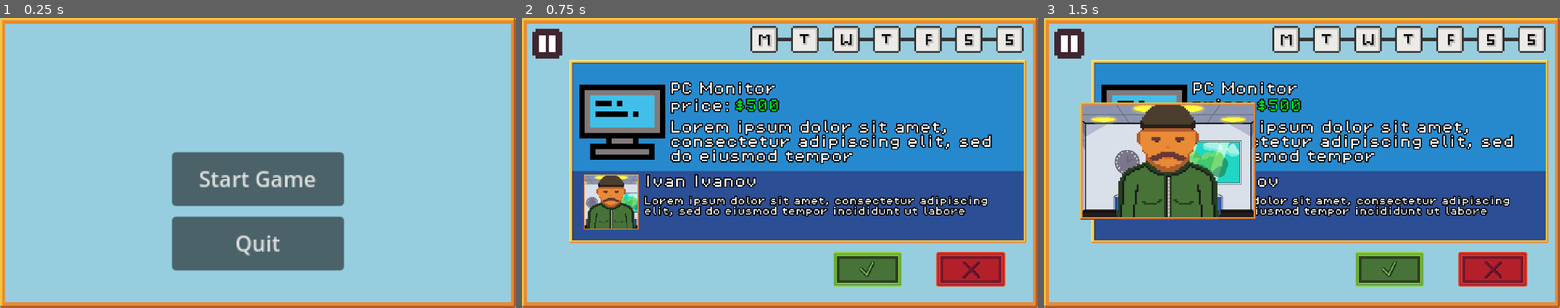
Above: before the commit, frames 1-3 (left to right).
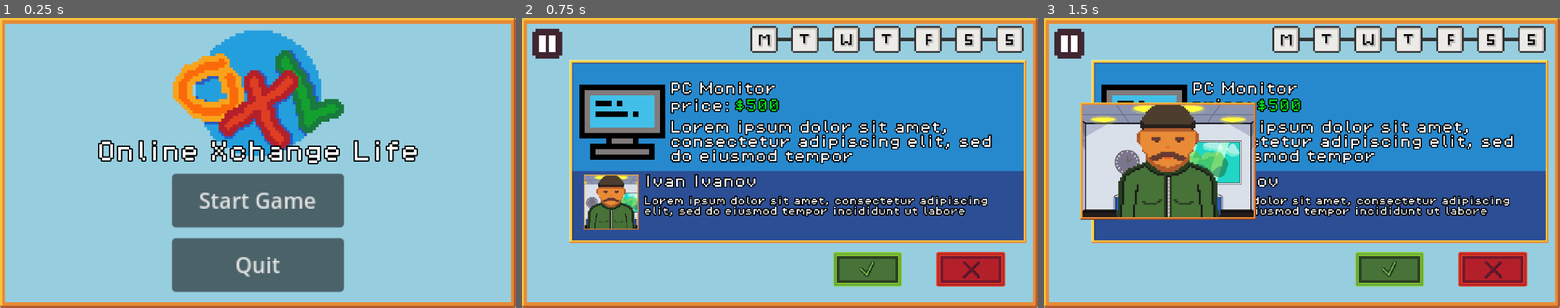
Above: after the commit, the same moments.

Repository: MartinR260/HackTUES11KVK
Game: Godot game, scene res://MainMenu.tscn
Two runs of this game, one before a commit and one after it. Both use one fixed random seed, a clock stepped at 60 frames per second and the inputs below. Sound files missing from this copy of the repository are replaced by a short silence.
Inputs (mouse positions are in pixels of both pictures, inside the frame that each line leads up to):
- Up to frame 1 (0.25 s): no input
- Up to frame 2 (0.75 s): click "Start Game" at 0.5 s
- Up to frame 3 (1.5 s): click (1389, 270) at 1.25 s

The runs differ from the first frame. In frame 1, 20% of the frame differs, in the area x 19-81%, y 4-95%; in frame 2, nothing differs; in frame 3, nothing differs.
Error in both runs: Invalid access to property or key 'money' on a base object of type 'Nil'. (res://MainLoop.gd:50)

Commit message:
Added Logo To Main Menu

Diff:
--- /dev/null
+++ b/hacktues11/LoseMenu.tscn
@@ -0,0 +1,7 @@
+[gd_scene format=3 uid="uid://dlh7qxp5pgxty"]
+
+[node name="LoseMenu" type="Node2D"]
+
+[node name="TextureRect" type="TextureRect" parent="."]
+offset_right = 40.0
+offset_bottom = 40.0
--- a/hacktues11/MainMenu.tscn
+++ b/hacktues11/MainMenu.tscn
@@ -1,7 +1,16 @@
-[gd_scene load_steps=3 format=3 uid="uid://dskuhta0lkq5j"]
+[gd_scene load_steps=6 format=3 uid="uid://dskuhta0lkq5j"]
 
 [ext_resource type="Script" path="res://MainMenu.gd" id="1_i26rj"]
 [ext_resource type="Texture2D" uid="uid://cyjv8d4ucqr4" path="res://assets/background_frame.png" id="2_eiy7p"]
+[ext_resource type="Texture2D" uid="uid://i8mev5iuhx8h" path="res://assets/logo.png" id="3_h7a2f"]
+[ext_resource type="FontFile" uid="uid://dcdwrx3jwgat" path="res://assets/fonts/PixelOperator8.ttf" id="4_qoqlk"]
+
+[sub_resource type="LabelSettings" id="LabelSettings_iwfq2"]
+font = ExtResource("4_qoqlk")
+font_size = 32
+outline_size = 8
+outline_color = Color(0, 0, 0, 1)
+shadow_size = 0
 
 [node name="MainMenu" type="Node2D"]
 script = ExtResource("1_i26rj")
@@ -18,25 +27,40 @@
 
 [node name="ColorRect" type="ColorRect" parent="."]
 z_index = -1
-offset_left = -1112.0
-offset_top = -784.0
-offset_right = 1053.0
-offset_bottom = 754.0
+offset_left = -1072.0
+offset_top = -752.0
+offset_right = 1093.0
+offset_bottom = 786.0
 color = Color(0.588235, 0.807843, 0.878431, 1)
 
 [node name="QuitButton" type="Button" parent="."]
 offset_left = -128.0
-offset_top = 80.0
-offset_bottom = 120.0
+offset_top = 112.0
+offset_bottom = 152.0
 scale = Vector2(2, 2)
 text = "Quit"
 
 [node name="StartButton" type="Button" parent="."]
 offset_left = -128.0
-offset_top = -16.0
-offset_bottom = 24.0
+offset_top = 16.0
+offset_bottom = 56.0
 scale = Vector2(2, 2)
 text = "Start Game"
 
+[node name="TextureRect2" type="TextureRect" parent="."]
+offset_left = -131.0
+offset_top = -240.0
+offset_right = 141.0
+offset_bottom = 32.0
+texture = ExtResource("3_h7a2f")
+stretch_mode = 4
+
+[node name="Label" type="Label" parent="."]
+offset_left = -240.0
+offset_top = -32.0
+offset_right = 240.0
+text = "Online Xchange Life"
+label_settings = SubResource("LabelSettings_iwfq2")
+
 [connection signal="button_up" from="QuitButton" to="." method="_on_quit_button_button_up"]
 [connection signal="button_up" from="StartButton" to="." method="_on_start_button_button_up"]
Not shown, changed: hacktues11/MainLoop.gd.uid
Binary file added: hacktues11/assets/logo.png
Not shown, added: hacktues11/assets/logo.png.import
